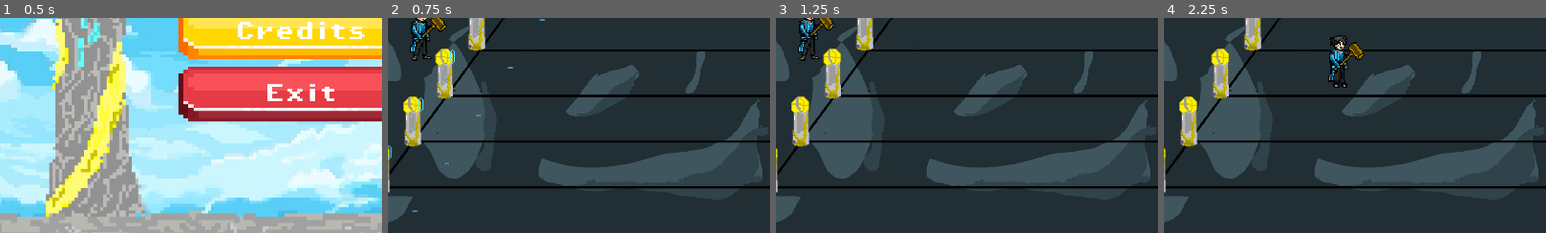
Above: before the commit, frames 1-4 (left to right).
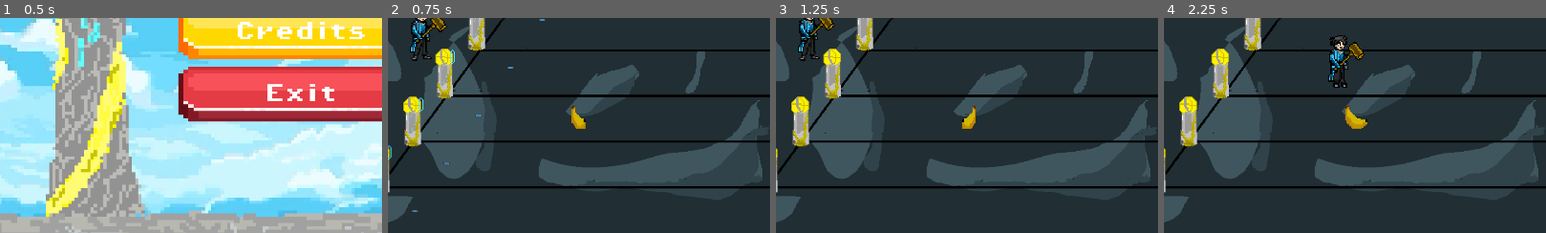
Above: after the commit, the same moments.

Repository: varun22/ECS179-FinalProject
Game: Godot game, scene res://scenes/menu.tscn
Two runs of this game, one before a commit and one after it. Both use one fixed random seed, a clock stepped at 60 frames per second and the inputs below. The engine's default icon, where the game draws it, is replaced by a stand-in: a white triangle on a blue panel in a dark square. Sound files missing from this copy of the repository are replaced by a short silence.
Inputs:
- Up to frame 1 (0.5 s): no input
- Up to frame 2 (0.75 s): click "Play Game" at 0.5 s
- Up to frame 3 (1.25 s): no input
- Up to frame 4 (2.25 s): tap Enter (attack) at 1.25, 1.35, 2.1 s; hold Right (move_right) from 1.28 s (still down); tap Up (move_up) at 1.52 s
The pictures show only the part of the screen within x 11-61%, y 50-100%; the shares and areas given below are measured in that part.

Frame 1 is identical in both runs. In frame 2, 0.2% of the frame differs, in the area x 48-52%, y 40-52%; in frame 3, 0.2%; in frame 4, 0.3%, in the area x 47-54%, y 40-52%.

Commit message:
added banana (not working)

Diff:
--- /dev/null
+++ b/tend&defend/scenes/banana.tscn
@@ -0,0 +1,148 @@
+[gd_scene load_steps=22 format=3 uid="uid://cocpt2di6opus"]
+
+[ext_resource type="Script" path="res://scripts/banana.gd" id="1_63kg8"]
+[ext_resource type="Texture2D" uid="uid://dmvjn1eolwkev" path="res://assets/Banana/Banana.png" id="2_wpk3c"]
+
+[sub_resource type="AtlasTexture" id="AtlasTexture_y3viw"]
+atlas = ExtResource("2_wpk3c")
+region = Rect2(0, 0, 32, 32)
+
+[sub_resource type="AtlasTexture" id="AtlasTexture_3mjfl"]
+atlas = ExtResource("2_wpk3c")
+region = Rect2(32, 0, 32, 32)
+
+[sub_resource type="AtlasTexture" id="AtlasTexture_pco0s"]
+atlas = ExtResource("2_wpk3c")
+region = Rect2(64, 0, 32, 32)
+
+[sub_resource type="AtlasTexture" id="AtlasTexture_0xbap"]
+atlas = ExtResource("2_wpk3c")
+region = Rect2(96, 0, 32, 32)
+
+[sub_resource type="AtlasTexture" id="AtlasTexture_s03rx"]
+atlas = ExtResource("2_wpk3c")
+region = Rect2(0, 32, 32, 32)
+
+[sub_resource type="AtlasTexture" id="AtlasTexture_ixjn0"]
+atlas = ExtResource("2_wpk3c")
+region = Rect2(32, 32, 32, 32)
+
+[sub_resource type="AtlasTexture" id="AtlasTexture_tkpt8"]
+atlas = ExtResource("2_wpk3c")
+region = Rect2(64, 32, 32, 32)
+
+[sub_resource type="AtlasTexture" id="AtlasTexture_tnxm0"]
+atlas = ExtResource("2_wpk3c")
+region = Rect2(96, 32, 32, 32)
+
+[sub_resource type="AtlasTexture" id="AtlasTexture_585sn"]
+atlas = ExtResource("2_wpk3c")
+region = Rect2(0, 64, 32, 32)
+
+[sub_resource type="AtlasTexture" id="AtlasTexture_q3dn6"]
+atlas = ExtResource("2_wpk3c")
+region = Rect2(32, 64, 32, 32)
+
+[sub_resource type="AtlasTexture" id="AtlasTexture_iwnex"]
+atlas = ExtResource("2_wpk3c")
+region = Rect2(64, 64, 32, 32)
+
+[sub_resource type="AtlasTexture" id="AtlasTexture_01ose"]
+atlas = ExtResource("2_wpk3c")
+region = Rect2(96, 64, 32, 32)
+
+[sub_resource type="AtlasTexture" id="AtlasTexture_maqln"]
+atlas = ExtResource("2_wpk3c")
+region = Rect2(0, 96, 32, 32)
+
+[sub_resource type="AtlasTexture" id="AtlasTexture_kovur"]
+atlas = ExtResource("2_wpk3c")
+region = Rect2(32, 96, 32, 32)
+
+[sub_resource type="AtlasTexture" id="AtlasTexture_l57yi"]
+atlas = ExtResource("2_wpk3c")
+region = Rect2(64, 96, 32, 32)
+
+[sub_resource type="AtlasTexture" id="AtlasTexture_dh22p"]
+atlas = ExtResource("2_wpk3c")
+region = Rect2(96, 96, 32, 32)
+
+[sub_resource type="AtlasTexture" id="AtlasTexture_qqgdd"]
+atlas = ExtResource("2_wpk3c")
+region = Rect2(0, 128, 32, 32)
+
+[sub_resource type="SpriteFrames" id="SpriteFrames_xjgek"]
+animations = [{
+"frames": [{
+"duration": 1.0,
+"texture": SubResource("AtlasTexture_y3viw")
+}, {
+"duration": 1.0,
+"texture": SubResource("AtlasTexture_3mjfl")
+}, {
+"duration": 1.0,
+"texture": SubResource("AtlasTexture_pco0s")
+}, {
+"duration": 1.0,
+"texture": SubResource("AtlasTexture_0xbap")
+}, {
+"duration": 1.0,
+"texture": SubResource("AtlasTexture_s03rx")
+}, {
+"duration": 1.0,
+"texture": SubResource("AtlasTexture_ixjn0")
+}, {
+"duration": 1.0,
+"texture": SubResource("AtlasTexture_tkpt8")
+}, {
+"duration": 1.0,
+"texture": SubResource("AtlasTexture_tnxm0")
+}, {
+"duration": 1.0,
+"texture": SubResource("AtlasTexture_585sn")
+}, {
+"duration": 1.0,
+"texture": SubResource("AtlasTexture_q3dn6")
+}, {
+"duration": 1.0,
+"texture": SubResource("AtlasTexture_iwnex")
+}, {
+"duration": 1.0,
+"texture": SubResource("AtlasTexture_01ose")
+}, {
+"duration": 1.0,
+"texture": SubResource("AtlasTexture_maqln")
+}, {
+"duration": 1.0,
+"texture": SubResource("AtlasTexture_kovur")
+}, {
+"duration": 1.0,
+"texture": SubResource("AtlasTexture_l57yi")
+}, {
+"duration": 1.0,
+"texture": SubResource("AtlasTexture_dh22p")
+}, {
+"duration": 1.0,
+"texture": SubResource("AtlasTexture_qqgdd")
+}],
+"loop": true,
+"name": &"default",
+"speed": 10.0
+}]
+
+[sub_resource type="CircleShape2D" id="CircleShape2D_f4tiy"]
+radius = 12.0416
+
+[node name="Banana" type="Area2D"]
+scale = Vector2(2.92001, 2.92001)
+collision_layer = 8
+script = ExtResource("1_63kg8")
+
+[node name="AnimatedSprite2D" type="AnimatedSprite2D" parent="."]
+sprite_frames = SubResource("SpriteFrames_xjgek")
+autoplay = "default"
+frame_progress = 0.573573
+
+[node name="CollisionShape2D" type="CollisionShape2D" parent="."]
+position = Vector2(0, -4)
+shape = SubResource("CircleShape2D_f4tiy")
--- a/tend&defend/scenes/enemy.tscn
+++ b/tend&defend/scenes/enemy.tscn
@@ -209,7 +209,6 @@
 
 [node name="CollisionShape2D" type="CollisionShape2D" parent="."]
 position = Vector2(0, 5.8)
-scale = Vector2(1, 1)
 shape = SubResource("RectangleShape2D_oo0ld")
 
 [node name="HealthBar" type="ProgressBar" parent="."]
@@ -228,7 +227,6 @@
 
 [node name="CollisionShape2D" type="CollisionShape2D" parent="HurtBox"]
 position = Vector2(9.41753e-07, 0.4)
-scale = Vector2(1, 1)
 shape = SubResource("RectangleShape2D_ean05")
 
 [node name="HitBox" type="Area2D" parent="."]
@@ -238,6 +236,5 @@
 
 [node name="CollisionShape2D" type="CollisionShape2D" parent="HitBox"]
 position = Vector2(-13, 6)
-scale = Vector2(1, 1)
 shape = SubResource("RectangleShape2D_jjrja")
 disabled = true
--- a/tend&defend/scenes/stage1.tscn
+++ b/tend&defend/scenes/stage1.tscn
@@ -13,6 +13,7 @@
 [ext_resource type="Script" path="res://scripts/projectile_factory.gd" id="10_a00n7"]
 [ext_resource type="PackedScene" uid="uid://d1oxoghresfh5" path="res://scenes/projectile.tscn" id="11_3dyi8"]
 [ext_resource type="PackedScene" uid="uid://gr765jgn4n5p" path="res://scenes/sound_manager.tscn" id="13_ulv4p"]
+[ext_resource type="PackedScene" uid="uid://cocpt2di6opus" path="res://scenes/banana.tscn" id="14_dw1lw"]
 
 [node name="Stage1" type="Node2D" node_paths=PackedStringArray("ui")]
 process_mode = 1
@@ -73,3 +74,6 @@
 projectile = ExtResource("11_3dyi8")
 
 [node name="soundManager" parent="." instance=ExtResource("13_ulv4p")]
+
+[node name="Banana" parent="." instance=ExtResource("14_dw1lw")]
+position = Vector2(686, 801)
--- /dev/null
+++ b/tend&defend/scripts/banana.gd
@@ -0,0 +1,10 @@
+extends Area2D
+#remove Mask 3 since just used for testing
+func _on_body_entered(body):
+	#Update score
+	print("+1")
+	queue_free()
+
+func _free_bananas() -> void:
+	print("Free all banans")
+	queue_free()
Binary file added: tend&defend/assets/Banana/Banana.png
Not shown, added: tend&defend/assets/Banana/Banana.png.import
Not shown, added: tend&defend/assets/Banana/power_up.wav.import
Not shown: 1 places in tend&defend/scenes/stage1.tscn that only renumber resources
Not shown, added: tend&defend/assets/Banana/power_up.wav
